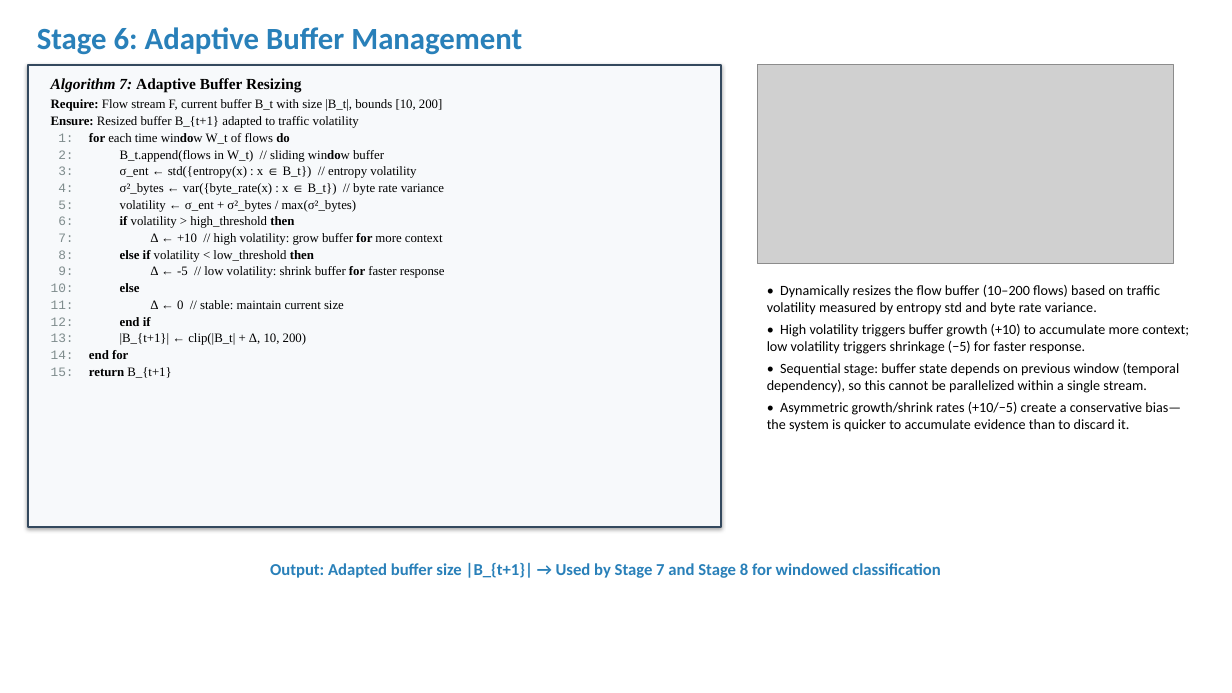
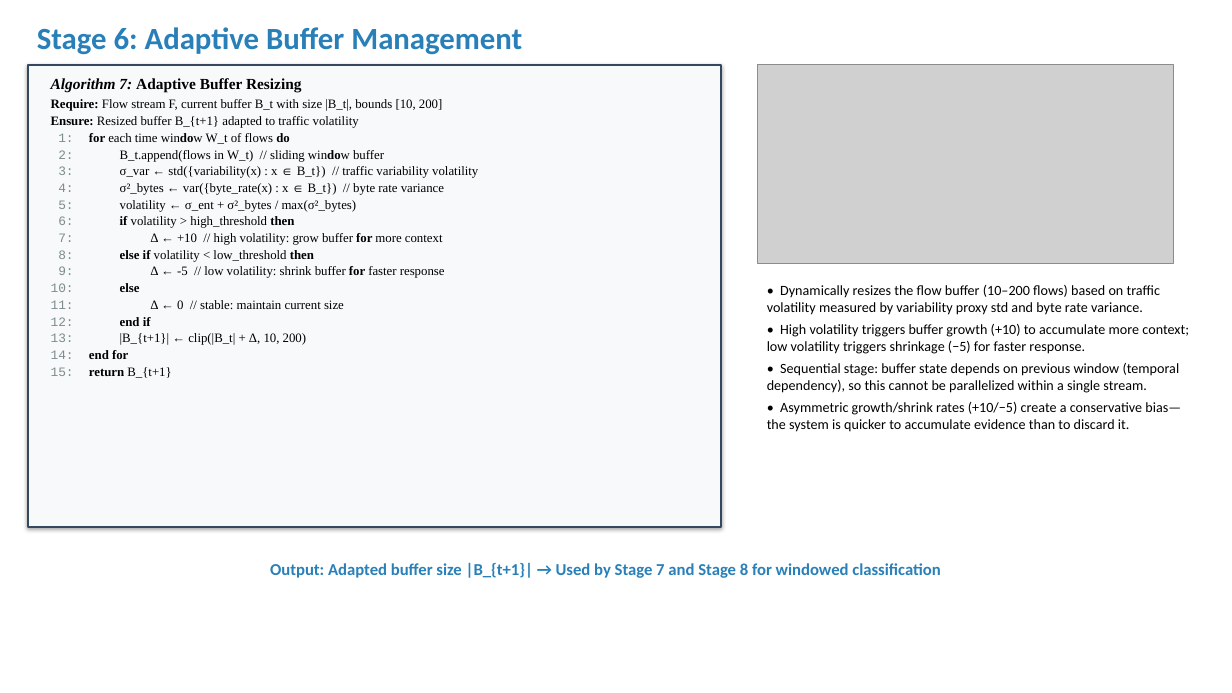
Before and after one commit to pcy12345/adaptive-ids-asrrl, a slide deck: slide 10 of ASRRL_Methodology.pptx. Drawn at 1232x693 pixels with LibreOffice and Linux fonts; fonts in the diff are those of the drawing; grey boxes stand for pictures. Boxes give left, top, right and bottom in pixels: in the first picture for what was removed or moved away, otherwise in the second. Text is boxed around its words. In the diff, an @@ line names an element or a change of style, - is before the commit and + after.

```diff
--- a/ASRRL_Methodology.pptx
+++ b/ASRRL_Methodology.pptx
@@ text at (58, 166, 478, 178): text changed @@
-3: σ_ent ← std({entropy(x) : x ∈ B_t}) // entropy volatility
+3: σ_var ← std({variability(x) : x ∈ B_t}) // traffic variability volatility
@@ text at (767, 285, 1160, 315): text changed @@
-• Dynamically resizes the flow buffer (10–200 flows) based on traffic volatility measured by entropy std and byte rate variance.
+• Dynamically resizes the flow buffer (10–200 flows) based on traffic volatility measured by variability proxy std and byte rate variance.
```
Also in this commit, not shown: 3 other slides changed, 6 other files.
